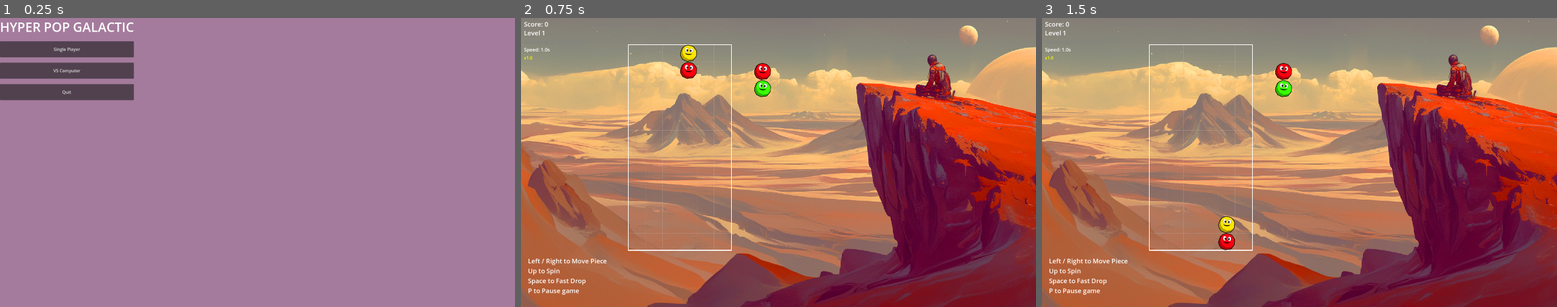
Above: before the commit, frames 1-3 (left to right).
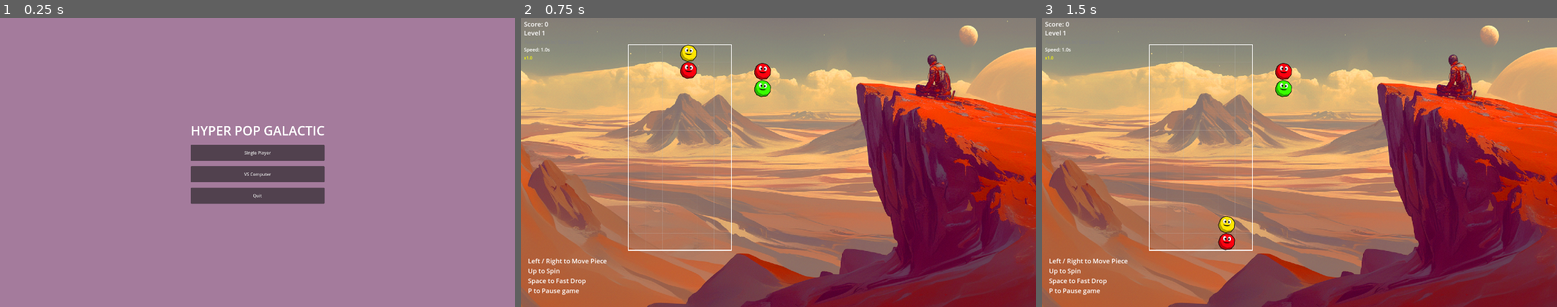
Above: after the commit, the same moments.

Repository: csmallfield/PuyoPuyo
Game: Godot game, scene res://scenes/MainMenu.tscn
Same seed, same stepped clock (60 frames per second), same inputs: the game is played once before the commit and once after it. The engine's default icon, where the game draws it, is replaced by a stand-in: a white triangle on a blue panel in a dark square.
Inputs:
- Up to frame 1 (0.25 s): no input
- Up to frame 2 (0.75 s): click "Single Player" at 0.5 s
- Up to frame 3 (1.5 s): tap Enter at 1.25 s; hold Right (move_right) from 1.28 s (still down); hold Space (fast_drop) from 1.28 s (still down)

The runs differ from the first frame. In frame 1, 9.4% of the frame differs, in the area x 0-64%, y 1-65%; in frame 2, nothing differs; in frame 3, nothing differs.

Commit message:
UI tweaks

Diff:
--- a/puyopuyo_prototype/scenes/MainMenu.tscn
+++ b/puyopuyo_prototype/scenes/MainMenu.tscn
@@ -21,9 +21,18 @@
 color = Color(0.643075, 0.483739, 0.611487, 1)
 
 [node name="CenterContainer" type="CenterContainer" parent="."]
-layout_mode = 0
-offset_right = 40.0
-offset_bottom = 40.0
+layout_mode = 1
+anchors_preset = 8
+anchor_left = 0.5
+anchor_top = 0.5
+anchor_right = 0.5
+anchor_bottom = 0.5
+offset_left = -249.5
+offset_top = -153.5
+offset_right = 249.5
+offset_bottom = 153.5
+grow_horizontal = 2
+grow_vertical = 2
 
 [node name="VBoxContainer" type="VBoxContainer" parent="CenterContainer"]
 layout_mode = 2
